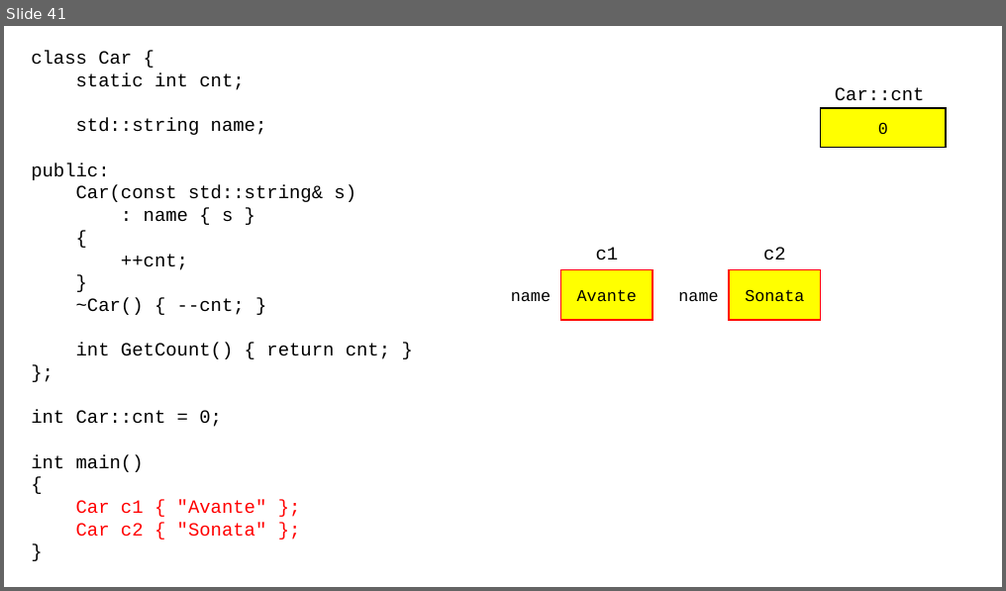
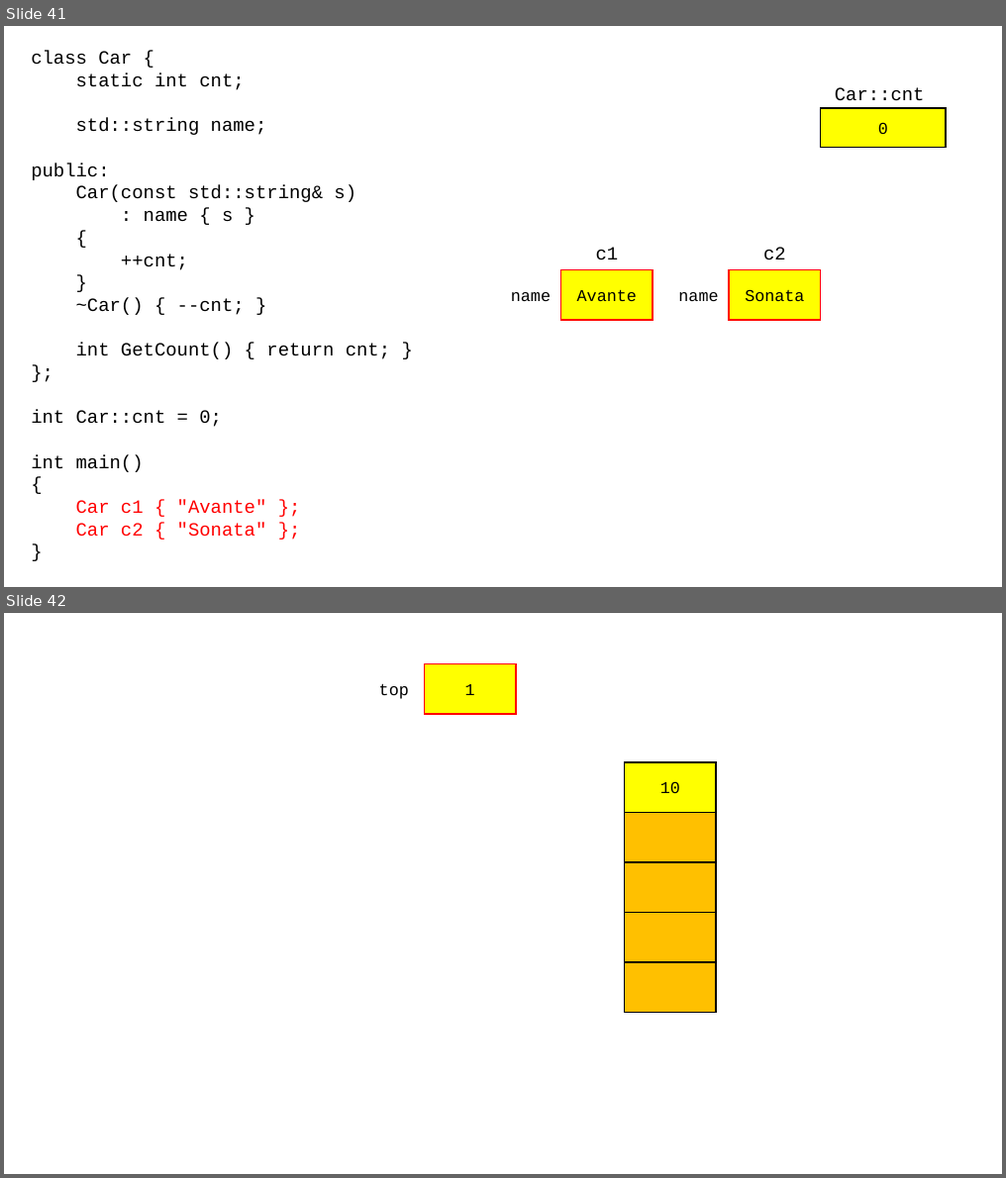
Before and after one commit to yoondev-classroom/cpp_240708, a slide deck: cpp_240708.pptx. Shown one above the other, each under a label of ours: slide 41 before the commit, slides 41 and 42 after it. The pictures are 1006x591 and 1006x1178 pixels, drawn with LibreOffice and Linux fonts; fonts in the diff are those of the drawing. Boxes give left, top, right and bottom in pixels: in the first picture for what was removed or moved away, otherwise in the second. Text is boxed around its words. In the diff, an @@ line names an element or a change of style, - is before the commit and + after.

```diff
--- a/cpp_240708.pptx
+++ b/cpp_240708.pptx
@@ slide 42 added at (x1=4, y1=613, x2=1002, y2=1174), background #FFFFFF @@
@@ rectangle added at (x1=424, y1=663, x2=516, y2=714), fill #FFFF00, outline #FF0000 1.5 pt, 16 pt, text #000000 @@
+1
@@ text added at (x1=379, y1=683, x2=409, y2=699), 16 pt, text #000000 @@
+top
@@ rectangle added at (x1=625, y1=762, x2=717, y2=813), fill #FFFF00, outline #000000 1.5 pt, 16 pt, text #000000 @@
+10
@@ rectangle added at (x1=625, y1=813, x2=717, y2=863), fill #FFC000, outline #000000 1.5 pt @@
@@ rectangle added at (x1=625, y1=862, x2=717, y2=912), fill #FFC000, outline #000000 1.5 pt @@
@@ rectangle added at (x1=625, y1=912, x2=717, y2=962), fill #FFC000, outline #000000 1.5 pt @@
@@ rectangle added at (x1=625, y1=962, x2=717, y2=1013), fill #FFC000, outline #000000 1.5 pt @@
```
Also in this commit, not shown: 2 other slides added, 1 other file.
